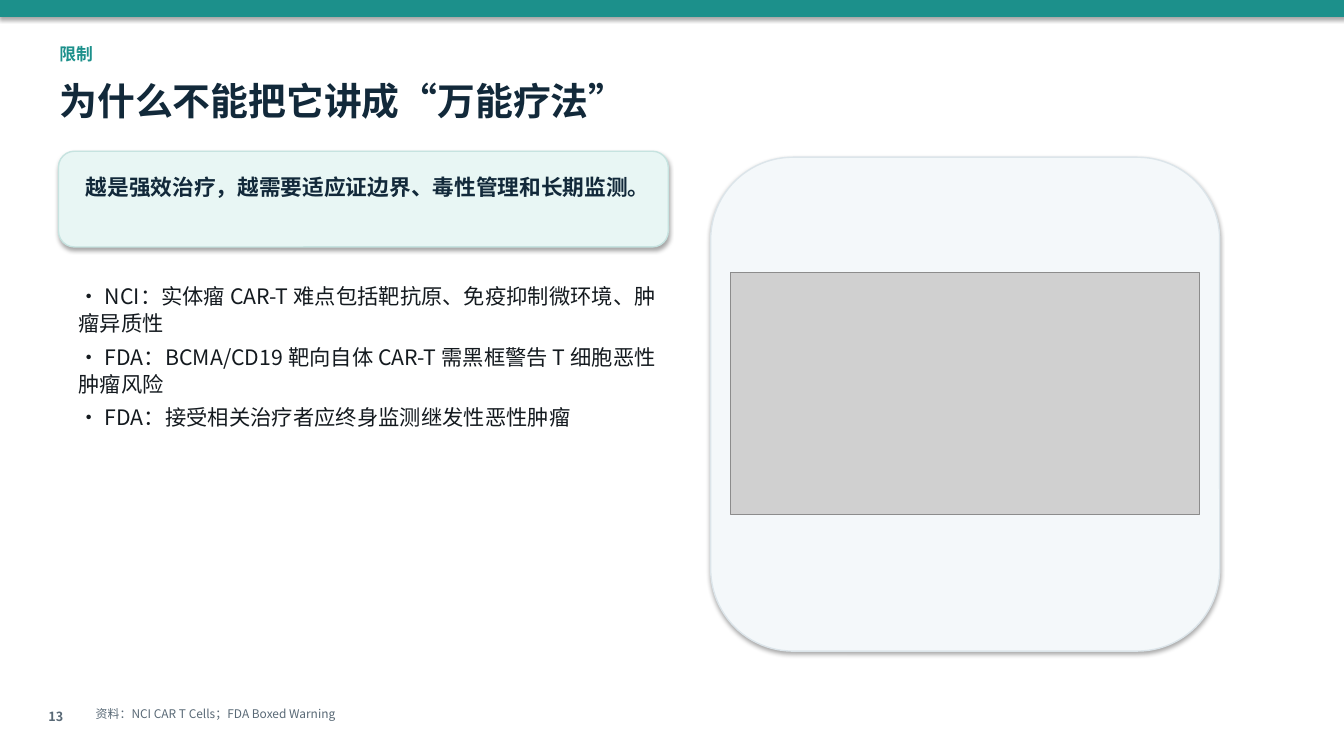
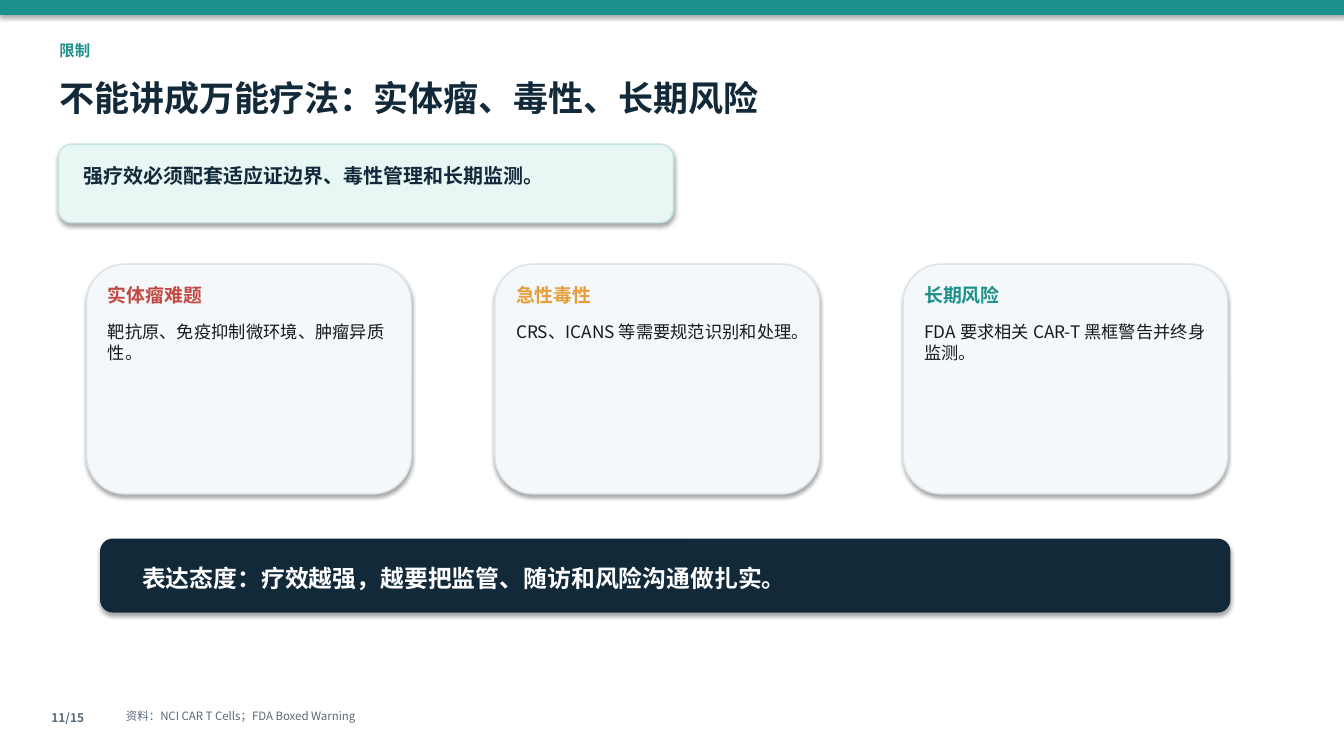
Before and after one commit to zdjc445/26Spring, a slide deck: slide 11 of 细胞治疗与免疫治疗/疾病的细胞治疗与免疫治疗.pptx (slide 13 before the commit). Drawn at 1344x756 pixels with LibreOffice and Linux fonts; fonts in the diff are those of the drawing; grey boxes stand for pictures. Boxes give left, top, right and bottom in pixels: in the first picture for what was removed or moved away, otherwise in the second. Text is boxed around its words. In the diff, an @@ line names an element or a change of style, - is before the commit and + after.

Commit message:
优化细胞治疗汇报PPT结构

```diff
--- a/细胞治疗与免疫治疗/疾病的细胞治疗与免疫治疗.pptx
+++ b/细胞治疗与免疫治疗/疾病的细胞治疗与免疫治疗.pptx
@@ text "限制" at (59,41,90,61): size 12 to 11 pt @@
@@ text at (59,81,758,115): text changed; size 27 to 25 pt @@
-为什么不能把它讲成“万能疗法”
+不能讲成万能疗法：实体瘤、毒性、长期风险
@@ rounded rectangle: place and size @@
-rounded rectangle at (58,151,668,247)
+rounded rectangle at (58,144,674,223)
@@ text at (84,166,543,185): text changed; size 15.5 to 14.3 pt @@
-越是强效治疗，越需要适应证边界、毒性管理和长期监测。
+强疗效必须配套适应证边界、毒性管理和长期监测。
@@ rounded rectangle added at (87,264,411,494), fill #F4F8FA, outline #DCE5EA 1 pt @@
@@ rounded rectangle added at (495,264,820,494), fill #F4F8FA, outline #DCE5EA 1 pt @@
@@ rounded rectangle: place and size @@
-rounded rectangle at (711,157,1220,651)
+rounded rectangle at (903,264,1228,494)
@@ text removed at (79,286,656,427) @@
-• NCI：实体瘤 CAR-T 难点包括靶抗原、免疫抑制微环境、肿瘤异质性
-• FDA：BCMA/CD19 靶向自体 CAR-T 需黑框警告 T 细胞恶性肿瘤风险
-• FDA：接受相关治疗者应终身监测继发性恶性肿瘤
@@ text added at (108,286,202,304), 13.5 pt, text #C04A43, bold @@
+实体瘤难题
@@ text added at (516,286,591,304), 13.5 pt, text #E59E3A, bold @@
+急性毒性
@@ picture removed at (731,272,1200,515) @@
@@ text added at (924,286,999,304), 13.5 pt, text #1C908B, bold @@
+长期风险
@@ text added at (108,323,385,361), 12.3 pt, text #141A1F @@
+靶抗原、免疫抑制微环境、肿瘤异质性。
@@ text added at (516,323,809,340), 12.3 pt, text #141A1F @@
+CRS、ICANS 等需要规范识别和处理。
@@ text added at (924,323,1205,361), 12.3 pt, text #141A1F @@
+FDA 要求相关 CAR-T 黑框警告并终身监测。
@@ rounded rectangle added at (101,539,1230,612), fill #12293A, outline #12293A 1 pt @@
@@ text added at (142,566,786,590), 17 pt, text #FFFFFF, bold @@
+表达态度：疗效越强，越要把监管、随访和风险沟通做扎实。
@@ text removed at (48,711,63,721) @@
-13
@@ text added at (51,712,84,724), 8.5 pt, text #596976, bold @@
+11/15
@@ text "资料：NCI CAR T Cells；FDA Boxed ...": place and size @@
-text "资料：NCI CAR T Cells；FDA Boxed ..." at (96,708,335,721)
+text "资料：NCI CAR T Cells；FDA Boxed ..." at (126,710,355,723)
@@ text "资料：NCI CAR T Cells；FDA Boxed ..." at (126,710,355,723): size 8.5 to 8.2 pt @@
```
Also in this commit, not shown: 8 other slides changed, 6 slides added, 8 slides removed, 2 other files.
